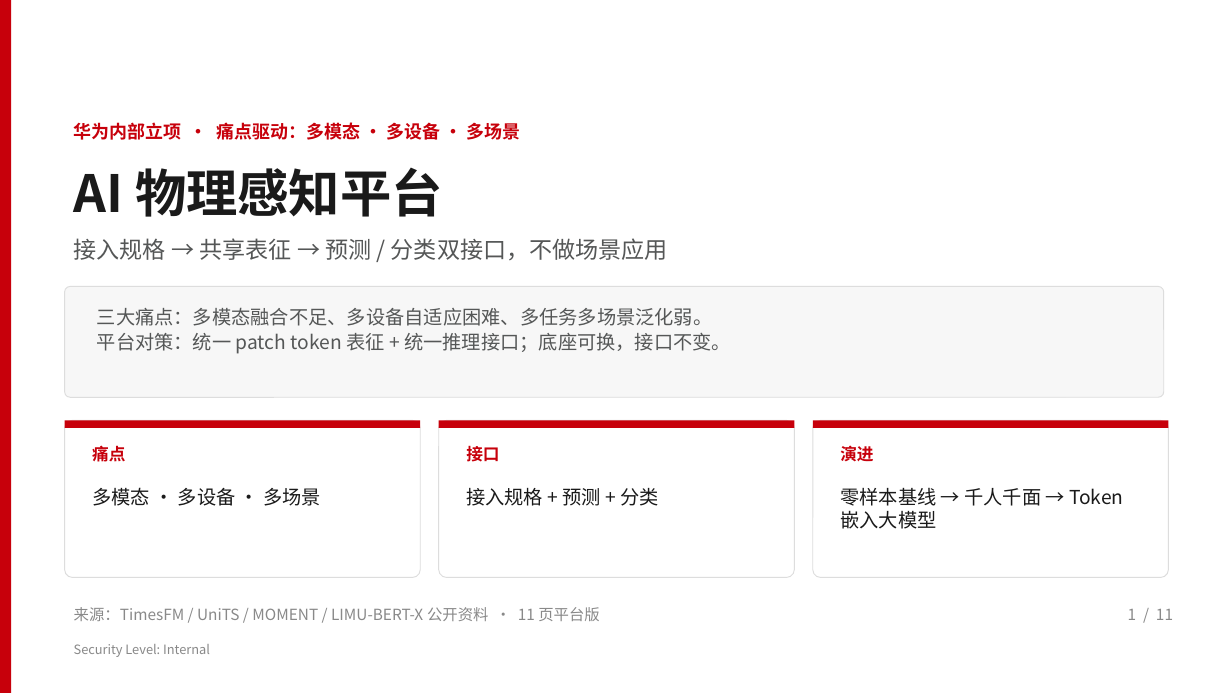
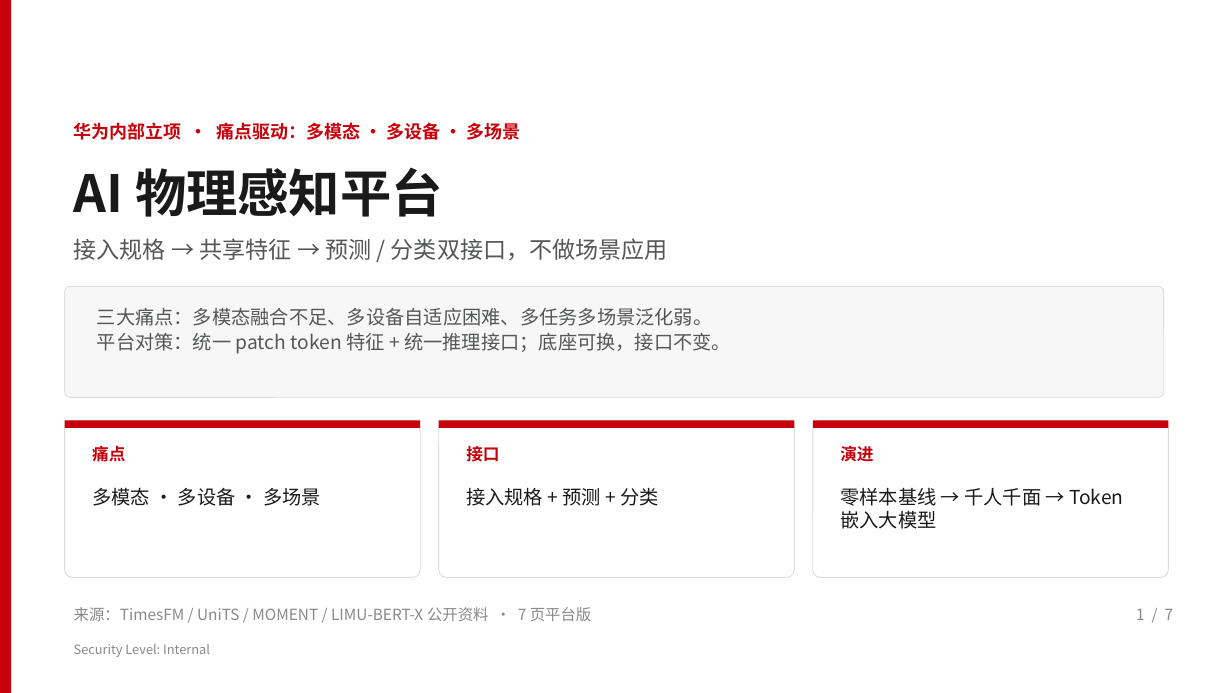
Before and after one commit to zhangrui1123/ai-physical-sensing, a slide deck: slide 1 of AI物理感知平台-华为汇报.pptx. Drawn at 1232x693 pixels with LibreOffice and Linux fonts; fonts in the diff are those of the drawing; background and template pictures are left out. Boxes give left, top, right and bottom in pixels: in the first picture for what was removed or moved away, otherwise in the second. Text is boxed around its words. In the diff, an @@ line names an element or a change of style, - is before the commit and + after.

```diff
--- a/AI物理感知平台-华为汇报.pptx
+++ b/AI物理感知平台-华为汇报.pptx
@@ text at box(74, 238, 668, 260): text changed @@
-接入规格 → 共享表征 → 预测 / 分类双接口，不做场景应用
+接入规格 → 共享特征 → 预测 / 分类双接口，不做场景应用
@@ text at box(97, 333, 731, 354): text changed @@
-平台对策：统一 patch token 表征 + 统一推理接口；底座可换，接口不变。
+平台对策：统一 patch token 特征 + 统一推理接口；底座可换，接口不变。
@@ text at box(74, 607, 592, 621): text changed @@
-来源：TimesFM / UniTS / MOMENT / LIMU-BERT-X 公开资料 · 11 页平台版
+来源：TimesFM / UniTS / MOMENT / LIMU-BERT-X 公开资料 · 7 页平台版
@@ text at box(1136, 609, 1174, 620): text changed @@
-1 / 11
+1 / 7
```
Also in this commit, not shown: 6 other slides changed, 4 slides removed, 1 other file.
